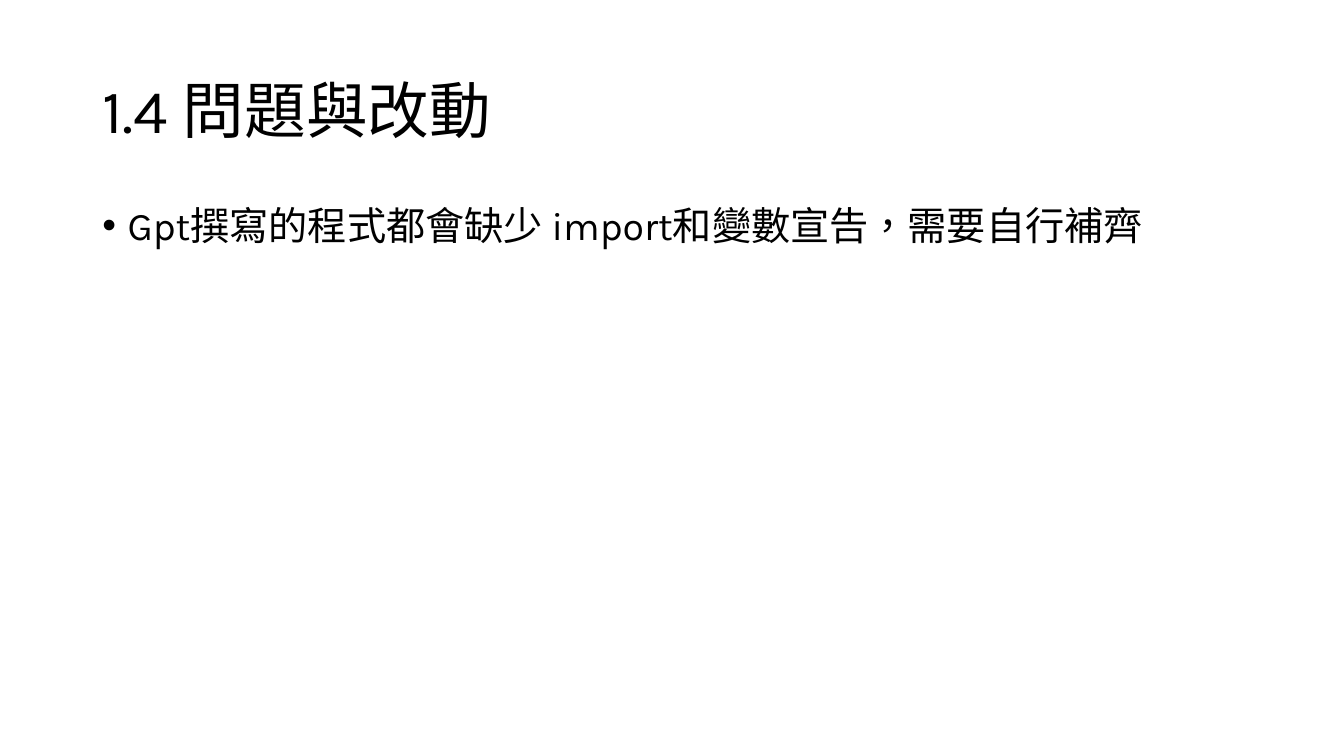
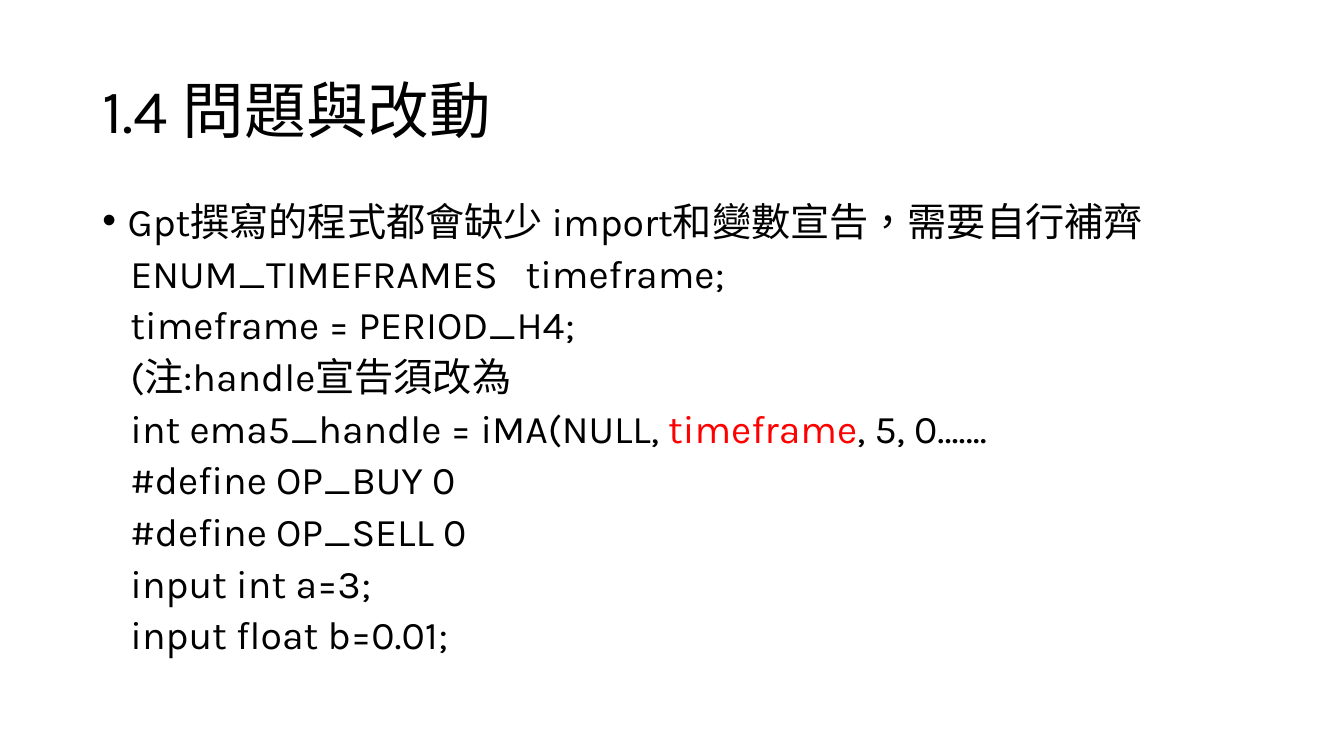
Before and after one commit to worldstar/MT5-MultiTimeFrame-MA-TDI-Dashboard, a slide deck: slide 7 of gpt程式交易測試紀錄/GPT程式交易測試紀錄.pptx. Drawn at 1344x756 pixels with LibreOffice and Linux fonts; fonts in the diff are those of the drawing. Boxes give left, top, right and bottom in pixels: in the first picture for what was removed or moved away, otherwise in the second. Text is boxed around its words. In the diff, an @@ line names an element or a change of style, - is before the commit and + after.

```diff
--- a/gpt程式交易測試紀錄/GPT程式交易測試紀錄.pptx
+++ b/gpt程式交易測試紀錄/GPT程式交易測試紀錄.pptx
@@ text at box(128, 203, 1143, 246): line spacing 0.9 to 0.8 @@
@@ text at box(130, 261, 987, 659): paragraphs added @@
+ENUM_TIMEFRAMES timeframe;
+timeframe = PERIOD_H4;
+(注:handle宣告須改為
+int ema5_handle = iMA(NULL, timeframe, 5, 0…….
+#define OP_BUY 0
+#define OP_SELL 0
+input int a=3;
+input float b=0.01;
```
Also in this commit, not shown: 6 other slides changed, 5 slides added, 1 slide removed.
